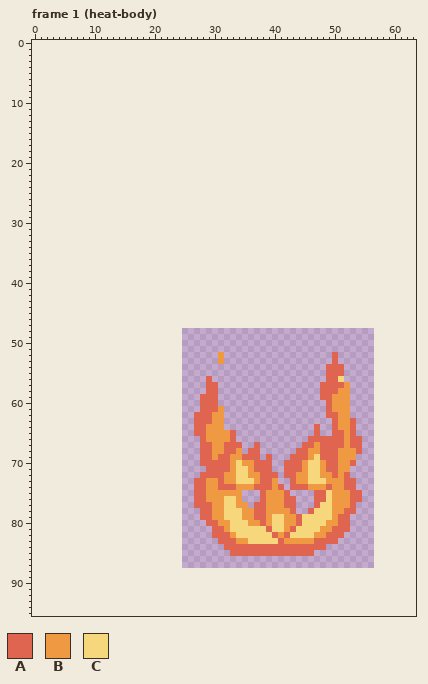
Pixel-art file: hot-potato/art/props-heat-body.aseprite. The picture above was drawn from the file before the commit.
32x40 pixels, 4 frames. Shown: frame 1 (heat-body). The old version is drawn lined up with the new one, on the new canvas. The commit also changed other frames, which this record leaves out.
Palette (. is transparent): A #df6550  B #ef9943  C #f7d77c
Pixels before, frame 1 (heat-body) (only the part around the change), first column x 0:
 3 ................................................................
 4 ................................................................
 5 ................................................................
 6 ................................................................
 7 ................................................................
 8 ................................................................
 9 ................................................................
10 ................................................................
11 ................................................................
12 ................................................................
13 ................................................................
14 ................................................................
15 ................................................................
16 ................................................................
17 ................................................................
18 ................................................................
19 ................................................................
20 ................................................................
21 ................................................................
22 ................................................................
23 ................................................................
24 ................................................................
25 ................................................................
26 ................................................................
27 ................................................................
28 ................................................................
29 ................................................................
30 ................................................................
31 ................................................................
32 ................................................................
33 ................................................................
34 ................................................................
35 ................................................................
36 ................................................................
37 ................................................................
38 ................................................................
39 ................................................................
40 ................................................................
41 ................................................................
42 ................................................................
43 ................................................................
44 ................................................................
45 ................................................................
46 ................................................................
47 ................................................................
48 ................................................................
49 ................................................................
50 ................................................................
51 ................................................................
52 ...............................B..................A.............
53 ...............................B..................A.............
54 .................................................AAA............
55 .................................................AAA............
56 .............................A...................AAC............
57 .............................AA.................AAAAB...........
58 .............................AA.................AAABB...........
59 ............................AAA.................AABBB...........
60 ............................AAA..................ABBB...........
61 ............................AAAB.................ABBB...........
62 ...........................AAABB.................AABB...........
63 ...........................AAABB..................ABBA..........
64 ...........................AABBB...............A..ABBA..........
65 ...........................AABBBBA.............A..AABA..........
66 ............................ABBBBA............AAAAAABAA.........
67 ............................AABBAAA..A.......AABAAAABAA.........
68 ............................AABBAAB.AA......AABBAAABBBA.........
69 ............................AABAABBAAA.A...AAABCAAABBB..........
70 ............................AAAAABCBBAAA..AAABCCBAABBA..........
71 .............................AAAABCCBAAA..AAABCCBAABB...........
72 ............................AAAABBCCBBAAA.AABBCCBBABA...........
73 ...........................AABBABBCCCBAAB..ABBCCCBBBAA..........
74 ...........................AABBAAABBBAAABA.AAABBBABBAA..........
75 ...........................AABBBBBB...ABBBA....AACBBBAA.........
76 ...........................AABBBCCB...ABBBAA...AACBBBAA.........
77 ...........................AAABBCCBB.AABBBAA...ACCBBBA..........
78 ............................AABBCCCBBAABBBBA..ACCCBBAA..........
79 ............................AABBCCCBBAABCCBBACCCCCBAA...........
80 .............................AABBCCCBBABCCBBACCCCBBAA...........
81 ..............................AABCCCCCCACCBACCCCBBAAA...........
82 ..............................AAABCCCCCCABACCCCBBAAA............
83 ...............................AAABBCCCCCABBBBBAAAA.............
84 ................................AAAAAAAAAAAAAAAAA...............
85 .................................AAAAAAAAAAAAAA.................
86 ................................................................
87 ................................................................
88 ................................................................
89 ................................................................
90 ................................................................
91 ................................................................
92 ................................................................
93 ................................................................
94 ................................................................
95 ................................................................
New version:
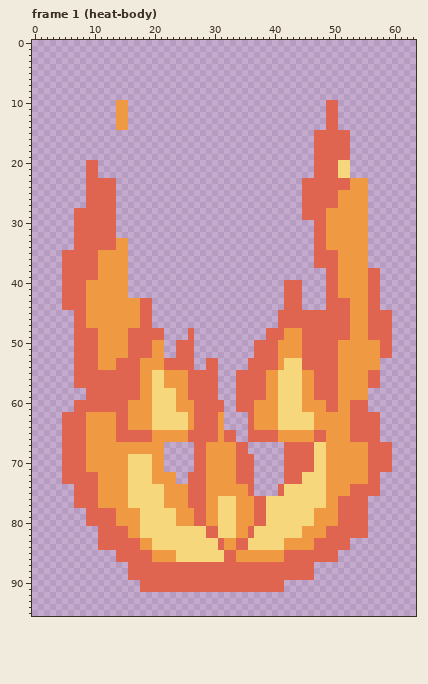
Difference:
canvas 32x40 -> 64x96, the old top-left corner now at 25,48
Changed rows in their new state; - is an unchanged pixel.
Frame 1 (heat-body):
first column x 5:
10 ---------BB---------------------------------AA---------
11 ---------BB---------------------------------AA---------
12 ---------BB---------------------------------AA---------
13 ---------BB---------------------------------AA---------
14 ---------BB---------------------------------AA---------
15 ------------------------------------------AAAAAA-------
16 ------------------------------------------AAAAAA-------
17 ------------------------------------------AAAAAA-------
18 ------------------------------------------AAAAAA-------
19 ------------------------------------------AAAAAA-------
20 ----AA------------------------------------AAAACC-------
21 ----AA------------------------------------AAAACC-------
22 ----AA------------------------------------AAAACC-------
23 ----AAAAA-------------------------------AAAAAAAABBB----
24 ----AAAAA-------------------------------AAAAAAAABBB----
25 ----AAAAA-------------------------------AAAAAABBBBB----
26 ----AAAAA-------------------------------AAAAAABBBBB----
27 ----AAAAA-------------------------------AAAAAABBBBB----
28 --AAAAAAA-------------------------------AAAABBBBBBB----
29 --AAAAAAA-------------------------------AAAABBBBBBB----
30 --AAAAAAA---------------------------------AABBBBBBB----
31 --AAAAAAA---------------------------------AABBBBBBB----
32 --AAAAAAA---------------------------------AABBBBBBB----
33 --AAAAAAABB-------------------------------AABBBBBBB----
34 --AAAAAAABB-------------------------------AABBBBBBB----
35 AAAAAABBBBB-------------------------------AAAABBBBB----
36 AAAAAABBBBB-------------------------------AAAABBBBB----
37 AAAAAABBBBB-------------------------------AAAABBBBB----
38 AAAAAABBBBB---------------------------------AABBBBBAA--
39 AAAAAABBBBB---------------------------------AABBBBBAA--
40 AAAABBBBBBB--------------------------AAA----AABBBBBAA--
41 AAAABBBBBBB--------------------------AAA----AABBBBBAA--
42 AAAABBBBBBB--------------------------AAA----AABBBBBAA--
43 AAAABBBBBBBBBAA----------------------AAA----AAAABBBAA--
44 AAAABBBBBBBBBAA----------------------AAA----AAAABBBAA--
45 --AABBBBBBBBBAA---------------------AAAAAAAAAAAABBBAAAA
46 --AABBBBBBBBBAA---------------------AAAAAAAAAAAABBBAAAA
47 --AABBBBBBBBBAA---------------------AAAAAAAAAAAABBBAAAA
48 --AAAABBBBBAAAAAA----A------------AAABBBAAAAAAAABBBAAAA
49 --AAAABBBBBAAAAAA----A------------AAABBBAAAAAAAABBBAAAA
50 --AAAABBBBBAAAABB--AAA----------AAAABBBBAAAAAABBBBBBBAA
51 --AAAABBBBBAAAABB--AAA----------AAAABBBBAAAAAABBBBBBBAA
52 --AAAABBBBBAAAABB--AAA----.-----AAAABBBBAAAAA-BBBBBBBAA
53 --AAAABBBAAAABBBBAAAAA--AA.----AAAAABCCCAAAAA-BBBBBBB--
54 --AAAABBBAAAABBBBAAAAA--AA-----AAAAABCCCAAAA--BBBBBBB--
55 --AAAAAAAAAAABBCCBBBBAAAAA---AAAAABBCCCCBBAA--BBBBBAA--
56 --AAAAAAAAAAABBCCBBBBAAA-A---AAAAABBCCCCBBAA--BBBBBAA--
57 --AAAAAAAAAAABBCCBBBBAAA-----AAAAABBCCCCBBA---B-BBBAA--
58 ----AAAAAAAAABBCCCCBBAAA-----AAAAABBCCCCBBA-----BBB----
59 ----AAAAAAAAABBCCCCBBAA------AAAAABBCCCCBBA--A--BBB----
60 --AAAAAAAAABBBBCCCCBBBA---A--AAABBBBCCCCBBBB-A--AAA----
61 --AAAAAAAAABBBBCCCCBBBA---A--AAABBBBCCCCBBBB-A--AAA----
62 AAAABBBBBAABBBBCCCCCCB---A-----ABBBBCCCCCCBBBB--AAAAA--
63 AAAABBBBBAABBBBCCCCCCB---A-----ABBBBCCCCCCBBBB---AAAA--
64 AAAABBBBBAABBBBCCCCCCB--AA-----ABBBBCCCCCCBBBB---AAAA--
65 AAAABBBBBAAAAAABBBBBBA--AA-A---AAAAABBBBBB-ABBB--AAAA--
66 AAAABBBBBAAAAAABBBBBBAA-AA-A---AAAAABBBBBB--BBB---AAA--
67 AAAABBBBBBBBBBBBB-----A-B--BB-A-.----AAA--CCBBB-BBBAAAA
68 AAAABBBBBBBBBBBBB-----A-B--BBAA..----AA--ACCBB---BBAAAA
69 AAAABBBBBBBCCCCBB-----A-B-BB-A--.-.--A---A-CBB---BBAAAA
70 AAAABBBBBBBCCCCBB-----A-BBBB-AAA...-----AA-CBB--BBBAAAA
71 AAAABBBBBBBCCCCBB-----AABBBB-AAA...-----AA-CBB--BBBAAAA
72 AAAAAABBBBBCCCCBBBB--AA-BBB--AAA....---AC--C-B-BBBBAA--
73 AAAAAABBBBBCCCCBBBB--A----B--AAA....-A-AC------BBBBAA--
74 --AAAABBBBBCCCCCCBBBBA----BBB--A....-CCCCCCCB--B-AAAA--
75 --AAAABBBBBCCCCCCBBBBA--------BA-...ACCCCCCCB-----AAA--
76 --AAAABBBBBCCCCCCBBBBA----C---BBA-CCCCCCCCCCB-AA--A----
77 --AAAABBBBBCCCCCCBBBBA--B-C----B--CCCCCCCCC-B-AA-AA----
78 ----AAAAABBBBCCCCCCBBBA-B-C--B----CCCCCCCCBBB-A--AA----
79 ----AAAAABBBBCCCCCCBBBA-B-C--B----C--CCC--BBB---AAA----
80 ----AAAAABBBBCCCCCCBBBAABBCC-BB-A-C--CCC--BB----AAA----
81 ------AAAAABBCCCCCCCCCCCA-CC-BBA--C--CC-BBB-A---AAA----
82 ------AAAAABBCCCCCCCCCCCA-CCCBBA---CCC--BB-----AAAA----
83 ------AAAAAAABBCCCCCCCCCCC-BBAA-----C---------AA-------
84 ------AAAAAAABBCCCCCCCCCCCABB--CCCCCCBBBBB--AAAA-------
85 ---------AAAAAABBBBCCCCCCCCA-BBBBBBBB-----AAAA---------
86 ---------AAAAAABBBBCCCCCCCCAABBBBBBBBAAAAAAAAA---------
87 -----------AAAAAAAAAAAAAAAAAAAAAAAAAAAAAAA-------------
88 -----------AAAAAAAAAAAAAAAAAAAAAAAAAAAAAAA-------------
89 -----------AAAAAAAAAAAAAAAAAAAAAAAAAAAAAAA-------------
90 -------------AAAAAAAAAAAAAAAAAAAAAAAA------------------
91 -------------AAAAAAAAAAAAAAAAAAAAAAAA------------------
Where, in picture pixels (left, top, right, bottom), the same in both pictures:
changed: (62, 100, 392, 592)
